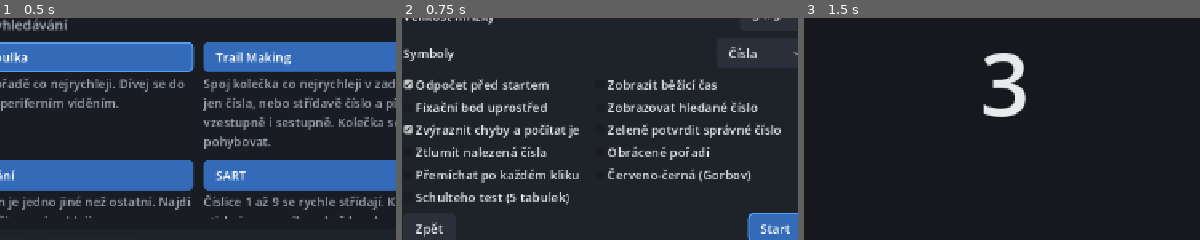
Above: before the commit, frames 1-3 (left to right).
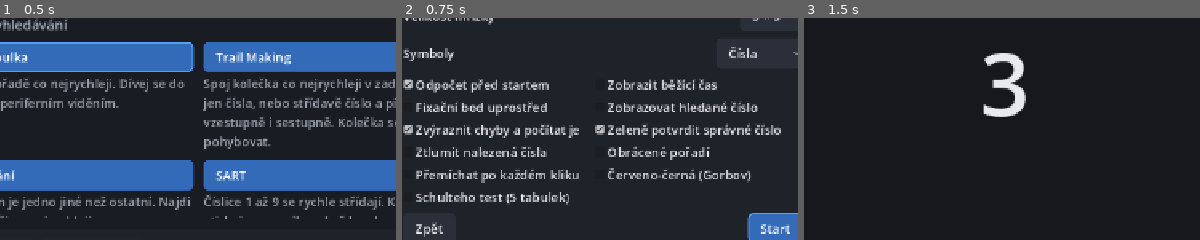
Above: after the commit, the same moments.

Repository: michalvomastek/neuro-drills
Game: Godot game, scene res://ui/app/app.tscn
Two runs of this game, one before a commit and one after it. Both use one fixed random seed, a clock stepped at 60 frames per second and the inputs below.
Inputs:
- Up to frame 1 (0.5 s): no input
- Up to frame 2 (0.75 s): click "Schulteho tabulka" at 0.5 s
- Up to frame 3 (1.5 s): click "Start" at 1.25 s
The pictures show only the part of the screen within x 25-75%, y 36-86%; the shares and areas given below are measured in that part.

Frame 1 is identical in both runs. In frame 2, 0.1% of the frame differs, in the area x 48-52%, y 48-53%; in frame 3, nothing differs.

Commit message:
feat(schulte): confirm correct clicks in green by default

Diff:
--- a/drills/schulte_table/schulte_config.gd
+++ b/drills/schulte_table/schulte_config.gd
@@ -24,7 +24,7 @@
 ## Red flash on a wrong cell plus a running error counter next to the target label.
 var show_errors: bool = true
 ## Green flash on a correctly clicked cell.
-var highlight_correct: bool = false
+var highlight_correct: bool = true
 ## Running timer in the top bar while playing.
 var show_timer: bool = false
 ## Search from the highest symbol down to 1.
--- a/tests/test_schulte_logic.gd
+++ b/tests/test_schulte_logic.gd
@@ -114,7 +114,7 @@
 	assert_eq(SchulteConfig.from_dict(config.to_dict()).to_dict(), config.to_dict())
 	assert_eq(SchulteConfig.from_dict({}).grid_size, SchulteConfig.DEFAULT_GRID_SIZE)
 	assert_true(SchulteConfig.from_dict({}).show_errors)
-	assert_false(SchulteConfig.from_dict({}).highlight_correct)
+	assert_true(SchulteConfig.from_dict({}).highlight_correct)
 	assert_false(SchulteConfig.from_dict({"show_errors": false}).show_errors)
 	assert_false(SchulteConfig.from_dict({}).show_timer)
 	assert_true(SchulteConfig.from_dict({"show_timer": true}).show_timer)
Not shown, changed: docs/DRILLS.md
